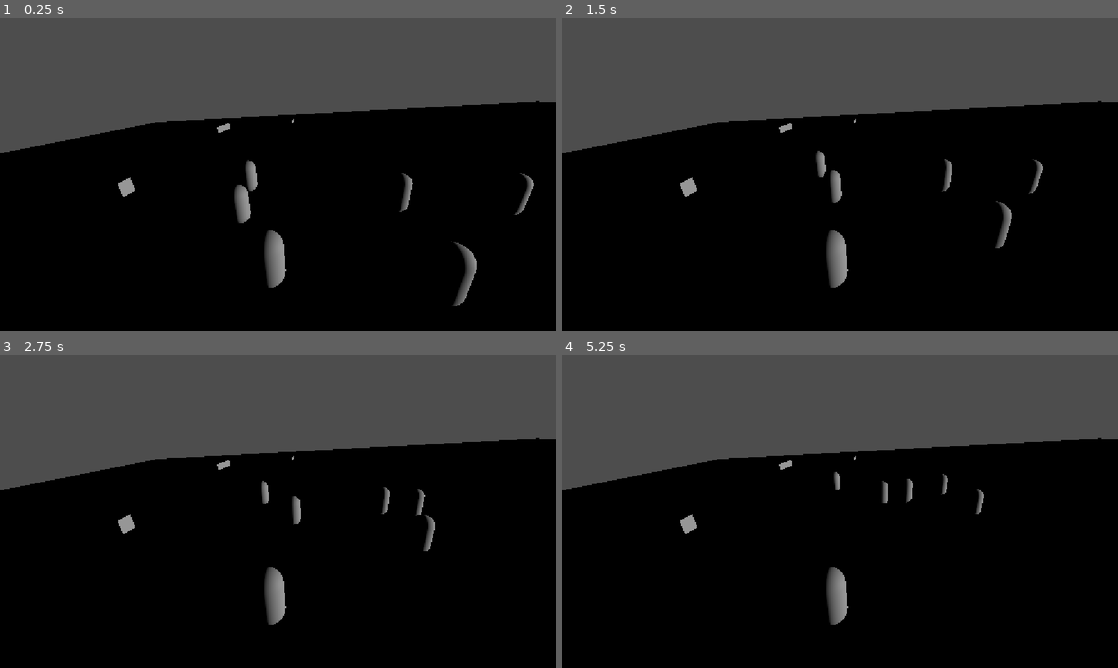
Above: before the commit, frames 1-4 (two rows, left to right).
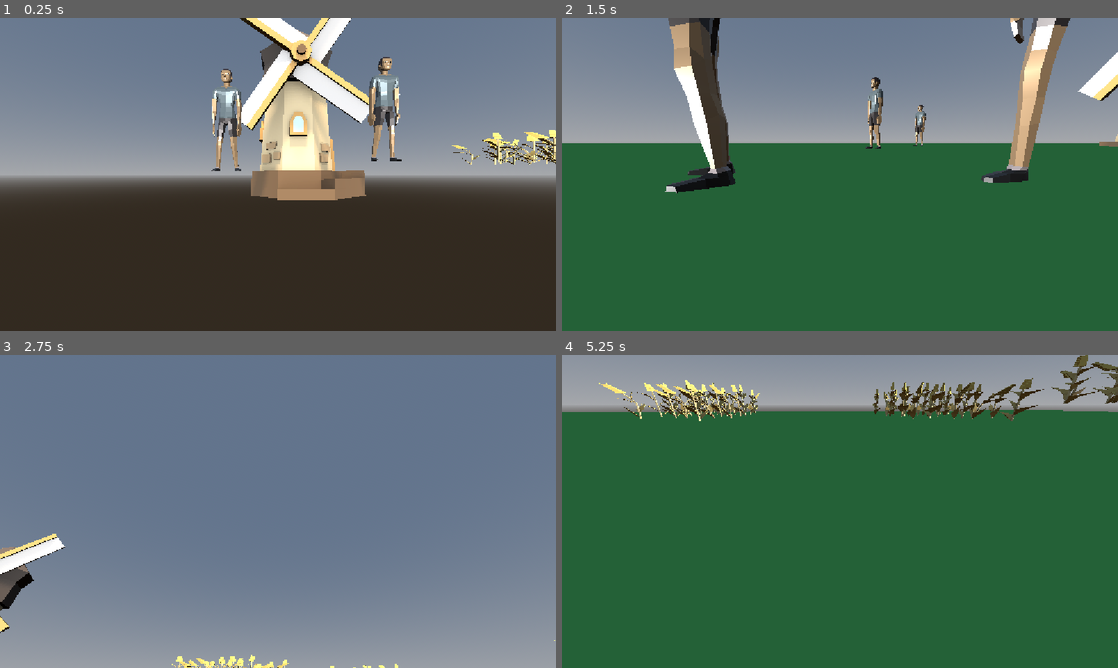
Above: after the commit, the same moments.

Repository: StevenChurchill671/realEconomy
Game: Godot game, scene res://root.tscn
Two runs of this game, one before a commit and one after it. Both use one fixed random seed, a clock stepped at 60 frames per second and the inputs below.
Inputs (mouse positions are in pixels of both pictures, inside the frame that each line leads up to):
- Up to frame 1 (0.25 s): no input
- Up to frame 2 (1.5 s): move the mouse to (962, 158) at 0.52 s; hold D (right, bound only after the commit) 0.53-1.28 s; hold Space (jump, bound only after the commit) 0.53-1.28 s; move the mouse to (728, 190) at 1.27 s; hold S (down, bound only after the commit) from 1.28 s (still down); tap Space (jump, bound only after the commit) at 1.35 s
- Up to frame 3 (2.75 s): tap Space (jump, bound only after the commit) at 1.52, 1.82 s; move the mouse to (333, 442) at 2.02 s; release S (down, bound only after the commit) at 2.03 s; hold D (right, bound only after the commit) from 2.03 s (still down); hold Space (jump, bound only after the commit) from 2.03 s (still down)
- Up to frame 4 (5.25 s): move the mouse to (812, 574) at 2.77 s; release D (right, bound only after the commit) at 2.78 s; release Space (jump, bound only after the commit) at 2.78 s; hold W (up, bound only after the commit) 2.78-3.53 s; tap Space (jump, bound only after the commit) at 2.85, 3.02, 3.32, 4.35, 4.52, 4.82 s; move the mouse to (1006, 558) at 3.52 s; hold Space (jump, bound only after the commit) 3.53-4.28 s; hold A (left, bound only after the commit) 3.53-5.03 s; tap M (openMenu, bound only after the commit) at 4.15 s; move the mouse to (673, 464) at 4.27 s; move the mouse to (867, 511) at 5.02 s; hold S (down, bound only after the commit) from 5.03 s (still down); hold Space (jump, bound only after the commit) from 5.03 s (still down)

The runs differ from the first frame. In frame 1, 99% of the frame differs, in the area x 0-100%, y 0-100%; in frame 2, 99%; in frame 3, 100%; in frame 4, 99%.
Error in both runs: Invalid call. Nonexistent function 'setupFaction' in base 'Nil'. (res://faction_holder.gd:11)

Commit message:
Add files via upload

Diff:
--- a/real-economy/farm.gd
+++ b/real-economy/farm.gd
@@ -4,8 +4,8 @@
 func _ready() -> void:
 
 	ownerIsEmployer = false
-	slotsAvailable = 3
-	maxSlotsAvailable = 3
+	slotsAvailable = 2
+	maxSlotsAvailable = 2
 	#workersToiling
 
 
@@ -17,7 +17,7 @@
 
 
 func _on_work_area_body_entered(body: Node3D) -> void:
-	if body == Person:
+	if body is Person:
 
 		body.inWorkArea = true
-		print ("skring")
+		#print ("skring")
--- a/real-economy/farm.tscn
+++ b/real-economy/farm.tscn
@@ -2,6 +2,7 @@
 
 [ext_resource type="Script" uid="uid://dkom8edl872uh" path="res://farm.gd" id="1_ju177"]
 [ext_resource type="Resource" uid="uid://d0rdctomaciu0" path="res://resources/wheat.tres" id="2_bw225"]
+[ext_resource type="PackedScene" uid="uid://cyv7gdh1ss0qf" path="res://polyPizza/Field of wheat by Poly by Google - cNX9BRNG6ep.glb" id="3_vkr66"]
 
 [sub_resource type="BoxMesh" id="BoxMesh_g4v7s"]
 
@@ -13,7 +14,11 @@
 script = ExtResource("1_ju177")
 itemProduced = ExtResource("2_bw225")
 
+[node name="Field of wheat by Poly by Google - cNX9BRNG6ep" parent="." unique_id=1701591351 instance=ExtResource("3_vkr66")]
+transform = Transform3D(0.2, 0, 0, 0, 0.2, 0, 0, 0, 0.2, 0, 0, 0)
+
 [node name="MeshInstance3D" type="MeshInstance3D" parent="." unique_id=1346943020]
+visible = false
 mesh = SubResource("BoxMesh_g4v7s")
 
 [node name="workArea" type="Area3D" parent="MeshInstance3D" unique_id=1330949974]
--- a/real-economy/location.gd
+++ b/real-economy/location.gd
@@ -21,16 +21,17 @@
 var runner : Person
 var enoughItemsToConsume : bool = false
 enum skillNeeded {millLabourSkill,farmLabourSkill}
-func addWorkerToThis(thisWorker):
+func addWorkerToThis(thisWorker : Person):
+	slotsAvailable -=1
+	thisWorker.currentTask = self
+func setWorkerWorking(thisWorker:Person):
 	if! workersToiling.has(thisWorker):
 		workersToiling.append(thisWorker)
-		slotsAvailable -= 1
 		var thisTimer = Timer.new()
 		self.add_child(thisTimer)
 		thisTimer.timeout.connect(_on_working_time_timeout.bind(thisWorker, thisTimer))
 		thisTimer.one_shot = true
 		thisTimer.start(1)
-
 func _on_working_time_timeout(thisWorker : Person, thisTimer:Timer) :
 	if itemConsumed != null:
 		if itemConsumed.amount>0:
@@ -53,6 +54,9 @@
 
 			workNeeded = (maxWorkNeeded + (workNeeded - thisWorker.skillBeingUsed ))
 			itemProduced.amount += 1
+			if itemProduced.amount > 5:
+
+				getRunner(itemProduced, thisWorker, getLocationThatConsumes(itemProduced))
 	workersToiling.erase(thisWorker)
 	slotsAvailable +=1
 	#print(str(workNeeded))
@@ -64,6 +68,13 @@
 func returnSkillType() -> skillNeeded:
 	return skillNeeded
 
-func getRunner(thisItem : Item, thisRunner : Person,runnerTarget):
+func getRunner(thisItem : Item, thisRunner : Person, runnerTarget : Location):
 
 	thisRunner.currentTask = runnerTarget
+func getLocationThatConsumes(thisItem : Item):
+	var currentLocation : Location =  null
+	var bestLocation : Location  = null
+	for theLocation in ownerOf.ownedLocations:
+		currentLocation = theLocation
+		if theLocation.itemConsumed == thisItem:
+			self.global_transform.origin.distance_to(theLocation.origin)
--- a/real-economy/mill.gd
+++ b/real-economy/mill.gd
@@ -13,3 +13,9 @@
 
 func returnSkillType() -> skillNeeded:
 	return skillNeeded.millLabourSkill
+
+func _on_work_area_body_entered(body: Node3D) -> void:
+	if body is Person:
+
+		body.inWorkArea = true
+		#print ("skring")
--- a/real-economy/mill.tscn
+++ b/real-economy/mill.tscn
@@ -3,13 +3,29 @@
 [ext_resource type="Script" uid="uid://jqhp3vomxbrw" path="res://mill.gd" id="1_4f2v4"]
 [ext_resource type="Resource" uid="uid://dnuoj028g8faw" path="res://resources/flour.tres" id="2_6f5ni"]
 [ext_resource type="Resource" uid="uid://d0rdctomaciu0" path="res://resources/wheat.tres" id="3_pl00u"]
+[ext_resource type="PackedScene" uid="uid://ddll07jdoef" path="res://polyPizza/Windmill by Poly by Google - ctIRaIM3zXu.glb" id="4_x5qa7"]
 
 [sub_resource type="BoxMesh" id="BoxMesh_g4v7s"]
 
+[sub_resource type="ConvexPolygonShape3D" id="ConvexPolygonShape3D_x5qa7"]
+points = PackedVector3Array(0.5, 0.5, 0.5, 0.5, 0.5, -0.5, -0.5, 0.5, 0.5, 0.5, -0.5, 0.5, 0.5, -0.5, -0.5, -0.5, 0.5, -0.5, -0.5, -0.5, 0.5, -0.5, -0.5, -0.5)
+
 [node name="mill" type="Node3D" unique_id=842592306]
+transform = Transform3D(5, 0, 0, 0, 5, 0, 0, 0, 5, 0, 5, 0)
 script = ExtResource("1_4f2v4")
 itemProduced = ExtResource("2_6f5ni")
 itemConsumed = ExtResource("3_pl00u")
 
 [node name="MeshInstance3D" type="MeshInstance3D" parent="." unique_id=1803534853]
+transform = Transform3D(1.1, 0, 0, 0, 1.1, 0, 0, 0, 1.1, 0, -0.50775695, 0)
+visible = false
 mesh = SubResource("BoxMesh_g4v7s")
+
+[node name="Area3D" type="Area3D" parent="MeshInstance3D" unique_id=1006237719]
+
+[node name="CollisionShape3D" type="CollisionShape3D" parent="MeshInstance3D/Area3D" unique_id=19632668]
+shape = SubResource("ConvexPolygonShape3D_x5qa7")
+
+[node name="Windmill by Poly by Google - ctIRaIM3zXu" parent="." unique_id=2087715580 instance=ExtResource("4_x5qa7")]
+
+[connection signal="body_entered" from="MeshInstance3D/Area3D" to="." method="_on_work_area_body_entered"]
--- a/real-economy/person.gd
+++ b/real-economy/person.gd
@@ -14,6 +14,9 @@
 ##The name of the person.
 @export
 var personName : String
+@export
+##The ability to run fast
+var agility : int = 0
 ##The current object the person is assigned to or null
 @export
 var currentTask : Location
@@ -51,8 +54,11 @@
 ##link to employmentType
 @export
 var employment : employmentType = employmentType.new()
-var inWorkArea : bool =false
-
+var inWorkArea : bool =false:
+	set(it):
+		inWorkArea = it
+		if it == true && currentTask!=null:
+			currentTask.setWorkerWorking(self)
 func addOwnedLocation(thisLocation):
 	ownedLocations.append(thisLocation)
 func addEmployee(localEmployee : Person):
@@ -85,8 +91,11 @@
 	velocity = global_position.direction_to(target) * speed
 	move_and_slide()
 
+
 func assignEmployeesToWork():
 	for localEmployee : Person in employees:
+
+
 		var bestLocation : Location = null
 		var bestScore : int = -1
 		for thisLocation : Location in ownedLocations:
@@ -95,10 +104,10 @@
 				if score > bestScore:
 					bestScore = score
 					bestLocation = thisLocation
-				if bestLocation != null:
-					localEmployee.skillBeingUsed = getSkillNeeded(bestLocation)
-					bestLocation.addWorkerToThis(localEmployee)
-					localEmployee.currentTask = bestLocation
+		if bestLocation != null:
+			localEmployee.skillBeingUsed = localEmployee.getSkillNeeded(bestLocation)
+			bestLocation.addWorkerToThis(localEmployee)
+			localEmployee.currentTask = bestLocation
 
 
 ##discovery function called on an employee employee.getskills to determine
--- a/real-economy/person.tscn
+++ b/real-economy/person.tscn
@@ -1,6 +1,7 @@
 [gd_scene format=3 uid="uid://cvixnbe4onlyy"]
 
 [ext_resource type="Script" uid="uid://bnfie5hhwescn" path="res://person.gd" id="1_0pife"]
+[ext_resource type="PackedScene" uid="uid://cp1t5c27ddmn8" path="res://polyPizza/Man by Quaternius - HMnuH5geEG.glb" id="2_hncb1"]
 
 [sub_resource type="CapsuleMesh" id="CapsuleMesh_g4v7s"]
 
@@ -10,10 +11,12 @@
 [node name="person" type="CharacterBody3D" unique_id=1326876063]
 script = ExtResource("1_0pife")
 
+[node name="Root Scene" parent="." unique_id=1927465953 instance=ExtResource("2_hncb1")]
+transform = Transform3D(0.4, 0, 0, 0, 0.4, 0, 0, 0, 0.4, 0, -0.94038564, 0)
+
 [node name="MeshInstance3D" type="MeshInstance3D" parent="." unique_id=1216041260]
+visible = false
 mesh = SubResource("CapsuleMesh_g4v7s")
 
-[node name="StaticBody3D" type="StaticBody3D" parent="MeshInstance3D" unique_id=1738184270]
-
-[node name="CollisionShape3D" type="CollisionShape3D" parent="MeshInstance3D/StaticBody3D" unique_id=568822057]
+[node name="CollisionShape3D" type="CollisionShape3D" parent="." unique_id=568822057]
 shape = SubResource("ConvexPolygonShape3D_0pife")
--- /dev/null
+++ b/real-economy/player.gd
@@ -0,0 +1,50 @@
+extends CharacterBody3D
+
+
+
+var isMenuOpen = false
+@onready
+var camera = $Camera3D
+@export var speed = 8.0 # Movement speed
+var jumpHeight = 15
+func _ready():
+	Input.mouse_mode = Input.MOUSE_MODE_CAPTURED
+	self.name = "player"
+func  _unhandled_input(event: InputEvent) -> void:
+	if event is InputEventMouseMotion && ((!isMenuOpen) ) :
+		rotate_y(-event.relative.x * .005)
+		camera.rotate_x(-event.relative.y * .005)
+		camera.rotation.x = clamp(camera.rotation.x, -PI/2, PI/2)
+
+func _physics_process(delta):
+	if Input.is_action_just_pressed("openMenu"):
+		if isMenuOpen == true:
+
+			isMenuOpen = false
+			Input.mouse_mode = Input.MOUSE_MODE_CAPTURED
+		else:
+
+			isMenuOpen = true
+
+			Input.mouse_mode = Input.MOUSE_MODE_VISIBLE
+
+
+	var inputDirection = Input.get_vector("left", "right", "down", "up")
+	var forward = -camera.global_transform.basis.z
+	var right = camera.global_transform.basis.x
+	var direction = (right * inputDirection.x + forward * inputDirection.y).normalized()
+	if Input.is_action_pressed("jump"):
+		self.velocity.y = jumpHeight
+
+	# Normalize direction to prevent faster diagonal movement
+	if direction != Vector3.ZERO && !isMenuOpen :
+		self.velocity.x = direction.x * speed
+		self.velocity.z = direction.z * speed
+		self.velocity.y = direction.y * speed
+	else:
+		self.velocity.x = move_toward(self.velocity.x, 0 , speed)
+		self.velocity.z = move_toward(self.velocity.z, 0 , speed)
+		self.velocity.y = move_toward(self.velocity.y, 0 , speed)
+
+
+	move_and_slide()
--- /dev/null
+++ b/real-economy/player.tscn
@@ -0,0 +1,8 @@
+[gd_scene format=3 uid="uid://bghmq1a0x4g8c"]
+
+[ext_resource type="Script" uid="uid://c1p3higmnxtoe" path="res://player.gd" id="1_4flbx"]
+
+[node name="Player" type="CharacterBody3D" unique_id=1116856109]
+script = ExtResource("1_4flbx")
+
+[node name="Camera3D" type="Camera3D" parent="." unique_id=1870104107]
--- a/real-economy/project.godot
+++ b/real-economy/project.godot
@@ -24,6 +24,39 @@
 window/stretch/mode="canvas_items"
 window/stretch/aspect="expand"
 
+[input]
+
+up={
+"deadzone": 0.2,
+"events": [Object(InputEventKey,"resource_local_to_scene":false,"resource_name":"","device":-1,"window_id":0,"alt_pressed":false,"shift_pressed":false,"ctrl_pressed":false,"meta_pressed":false,"pressed":false,"keycode":0,"physical_keycode":87,"key_label":0,"unicode":119,"location":0,"echo":false,"script":null)
+]
+}
+down={
+"deadzone": 0.2,
+"events": [Object(InputEventKey,"resource_local_to_scene":false,"resource_name":"","device":-1,"window_id":0,"alt_pressed":false,"shift_pressed":false,"ctrl_pressed":false,"meta_pressed":false,"pressed":false,"keycode":0,"physical_keycode":83,"key_label":0,"unicode":115,"location":0,"echo":false,"script":null)
+]
+}
+left={
+"deadzone": 0.2,
+"events": [Object(InputEventKey,"resource_local_to_scene":false,"resource_name":"","device":-1,"window_id":0,"alt_pressed":false,"shift_pressed":false,"ctrl_pressed":false,"meta_pressed":false,"pressed":false,"keycode":0,"physical_keycode":65,"key_label":0,"unicode":97,"location":0,"echo":false,"script":null)
+]
+}
+right={
+"deadzone": 0.2,
+"events": [Object(InputEventKey,"resource_local_to_scene":false,"resource_name":"","device":-1,"window_id":0,"alt_pressed":false,"shift_pressed":false,"ctrl_pressed":false,"meta_pressed":false,"pressed":false,"keycode":0,"physical_keycode":68,"key_label":0,"unicode":100,"location":0,"echo":false,"script":null)
+]
+}
+openMenu={
+"deadzone": 0.2,
+"events": [Object(InputEventKey,"resource_local_to_scene":false,"resource_name":"","device":-1,"window_id":0,"alt_pressed":false,"shift_pressed":false,"ctrl_pressed":false,"meta_pressed":false,"pressed":false,"keycode":0,"physical_keycode":77,"key_label":0,"unicode":109,"location":0,"echo":false,"script":null)
+]
+}
+jump={
+"deadzone": 0.2,
+"events": [Object(InputEventKey,"resource_local_to_scene":false,"resource_name":"","device":-1,"window_id":0,"alt_pressed":false,"shift_pressed":false,"ctrl_pressed":false,"meta_pressed":false,"pressed":false,"keycode":0,"physical_keycode":32,"key_label":0,"unicode":32,"location":0,"echo":false,"script":null)
+]
+}
+
 [physics]
 
 3d/physics_engine="Jolt Physics"
--- a/real-economy/test_location.tscn
+++ b/real-economy/test_location.tscn
@@ -6,8 +6,14 @@
 [ext_resource type="Resource" uid="uid://u4v4p5v1u23y" path="res://Faction List/exampleFactionOne.tres" id="4_21p7k"]
 [ext_resource type="Script" uid="uid://cfdmutpvug8wa" path="res://resources/purse.gd" id="4_b51pg"]
 [ext_resource type="PackedScene" uid="uid://diphyf7ig1jv8" path="res://mill.tscn" id="6_sk2n7"]
+[ext_resource type="PackedScene" uid="uid://8y5wqr31j3tc" path="res://world_environment.tscn" id="7_uprbi"]
+[ext_resource type="PackedScene" uid="uid://bghmq1a0x4g8c" path="res://player.tscn" id="8_thsex"]
+
+[sub_resource type="StandardMaterial3D" id="StandardMaterial3D_uprbi"]
+albedo_color = Color(0.37254903, 0.8156863, 0.39215687, 1)
 
 [sub_resource type="PlaneMesh" id="PlaneMesh_yf5fn"]
+material = SubResource("StandardMaterial3D_uprbi")
 size = Vector2(100, 100)
 
 [sub_resource type="ConvexPolygonShape3D" id="ConvexPolygonShape3D_mrwl0"]
@@ -70,7 +76,7 @@
 employer = NodePath("../Employer")
 
 [node name="mill" parent="." unique_id=842592306 instance=ExtResource("6_sk2n7")]
-transform = Transform3D(1, 0, 0, 0, 1, 0, 0, 0, 1, 1.1177063, 0.7730627, -12.889114)
+transform = Transform3D(5, 0, 0, 0, 5, 0, 0, 0, 5, 1.1177063, 3.7730627, -12.889114)
 
 [node name="farm3" parent="." unique_id=779644431 node_paths=PackedStringArray("ownerOf") instance=ExtResource("1_adare")]
 transform = Transform3D(5, 0, 0, 0, 1, 0, 0, 0, 5, 34.895885, 0, -7.275895)
@@ -79,3 +85,7 @@
 [node name="farm4" parent="." unique_id=482114024 node_paths=PackedStringArray("ownerOf") instance=ExtResource("1_adare")]
 transform = Transform3D(5, 0, 0, 0, 1, 0, 0, 0, 5, 30.831964, 0, 13.037754)
 ownerOf = NodePath("../Employer")
+
+[node name="WorldEnvironment" parent="." unique_id=1392957840 instance=ExtResource("7_uprbi")]
+
+[node name="Player" parent="." unique_id=1116856109 instance=ExtResource("8_thsex")]
--- /dev/null
+++ b/real-economy/world_environment.tscn
@@ -0,0 +1,16 @@
+[gd_scene format=3 uid="uid://8y5wqr31j3tc"]
+
+[sub_resource type="ProceduralSkyMaterial" id="ProceduralSkyMaterial_wjtrd"]
+
+[sub_resource type="Sky" id="Sky_x16oa"]
+sky_material = SubResource("ProceduralSkyMaterial_wjtrd")
+
+[sub_resource type="Environment" id="Environment_g4v7s"]
+background_mode = 2
+sky = SubResource("Sky_x16oa")
+
+[node name="WorldEnvironment" type="WorldEnvironment" unique_id=1392957840]
+environment = SubResource("Environment_g4v7s")
+
+[node name="DirectionalLight3D" type="DirectionalLight3D" parent="." unique_id=1201982229]
+transform = Transform3D(1, 0, 0, 0, 1, 0, 0, 0, 1, 0, 8.853997, 0)
Not shown, added: real-economy/player.gd.uid
Binary file added: real-economy/polyPizza/Field of wheat by Poly by Google - cNX9BRNG6ep.glb
Not shown, added: real-economy/polyPizza/Field of wheat by Poly by Google - cNX9BRNG6ep.glb.import
Binary file added: real-economy/polyPizza/Field of wheat by Poly by Google - cNX9BRNG6ep_FieldOfWheat_BaseColor.png
Not shown, added: real-economy/polyPizza/Field of wheat by Poly by Google - cNX9BRNG6ep_FieldOfWheat_BaseColor.png.import
Binary file added: real-economy/polyPizza/Man by Quaternius - HMnuH5geEG.glb
Not shown, added: real-economy/polyPizza/Man by Quaternius - HMnuH5geEG.glb.import
Binary file added: real-economy/polyPizza/Windmill by Poly by Google - ctIRaIM3zXu.glb
Not shown, added: real-economy/polyPizza/Windmill by Poly by Google - ctIRaIM3zXu.glb.import
Binary file added: real-economy/polyPizza/Windmill by Poly by Google - ctIRaIM3zXu_PUSHILIN_windmill.png
Not shown, added: real-economy/polyPizza/Windmill by Poly by Google - ctIRaIM3zXu_PUSHILIN_windmill.png.import
